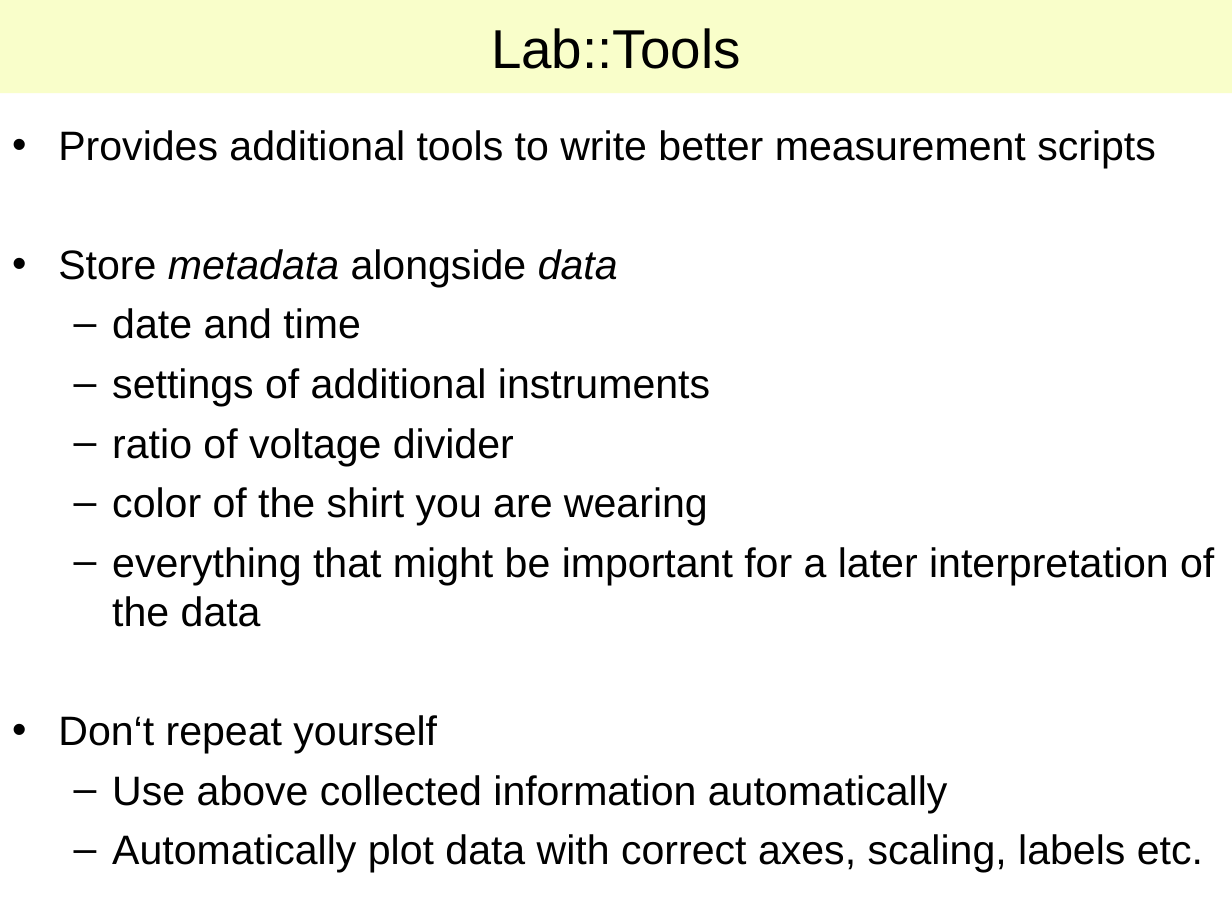
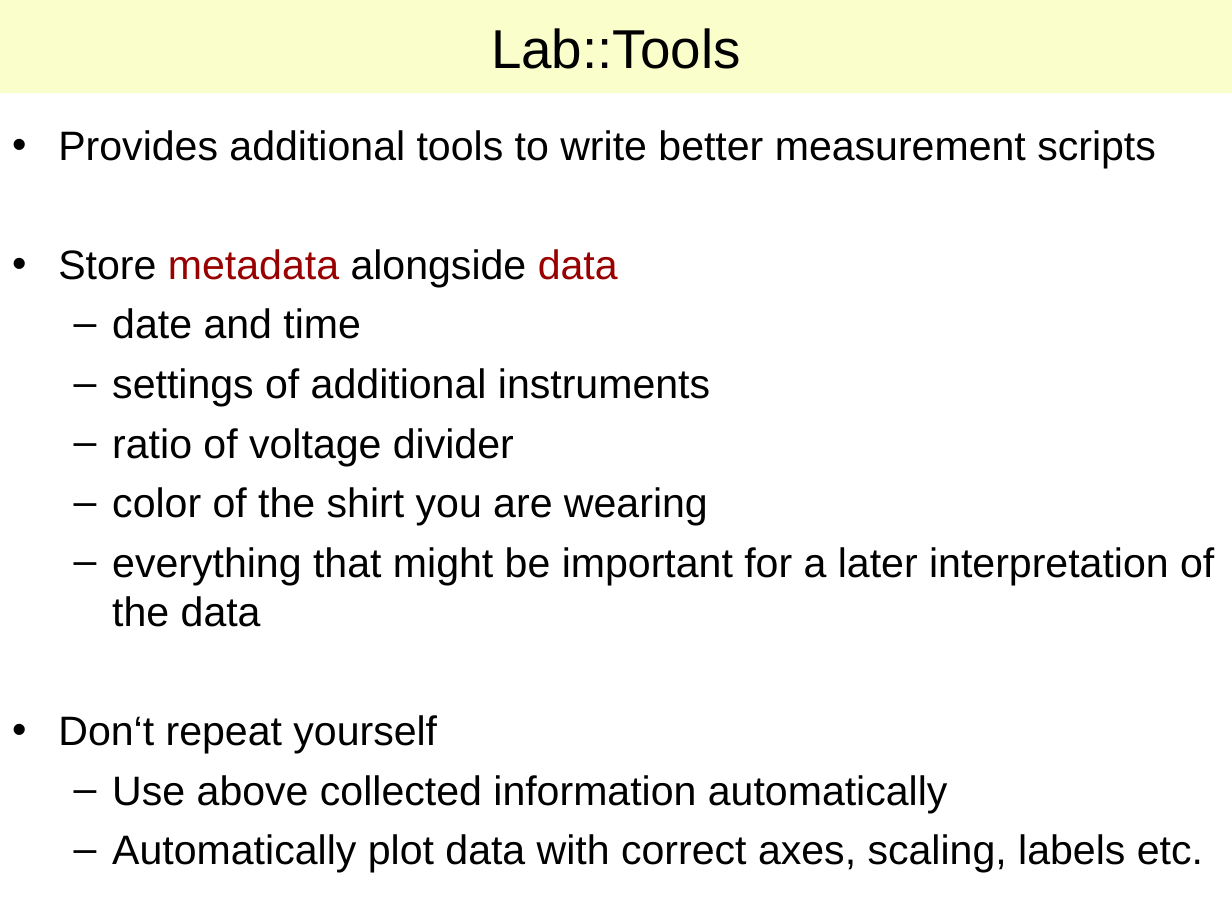
Before and after one commit to lab-measurement/Lab-VISA, a slide deck: slide 10 of Tutorial/Talk/Lab-VISA.ppt (slide 8 before the commit). Drawn at 1232x924 pixels with LibreOffice and Linux fonts; fonts in the diff are those of the drawing. Boxes give left, top, right and bottom in pixels: in the first picture for what was removed or moved away, otherwise in the second. Text is boxed around its words. In the diff, an @@ line names an element or a change of style, - is before the commit and + after.

```diff
--- a/Tutorial/Talk/Lab-VISA.ppt
+++ b/Tutorial/Talk/Lab-VISA.ppt
@@ text at [58, 249, 618, 287]: text colour #000000 to #990000, italic off in "metadata data" @@
```
Also in this commit, not shown: 4 other slides changed, 7 slides added, 7 other files.
